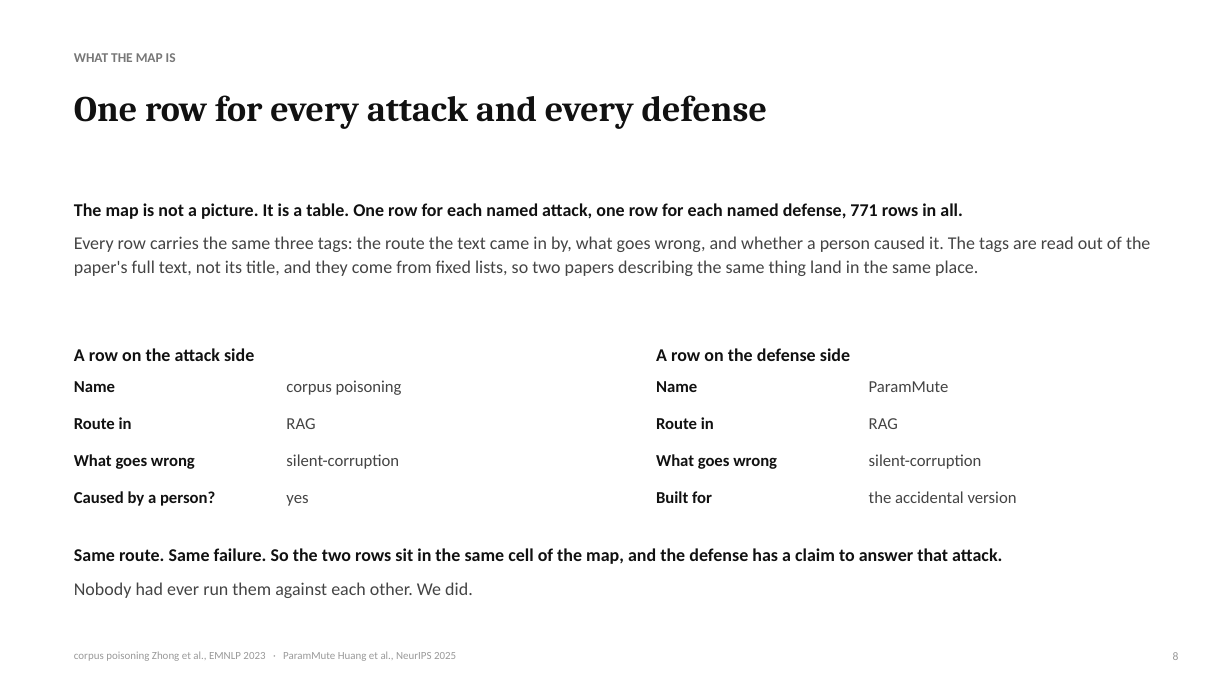
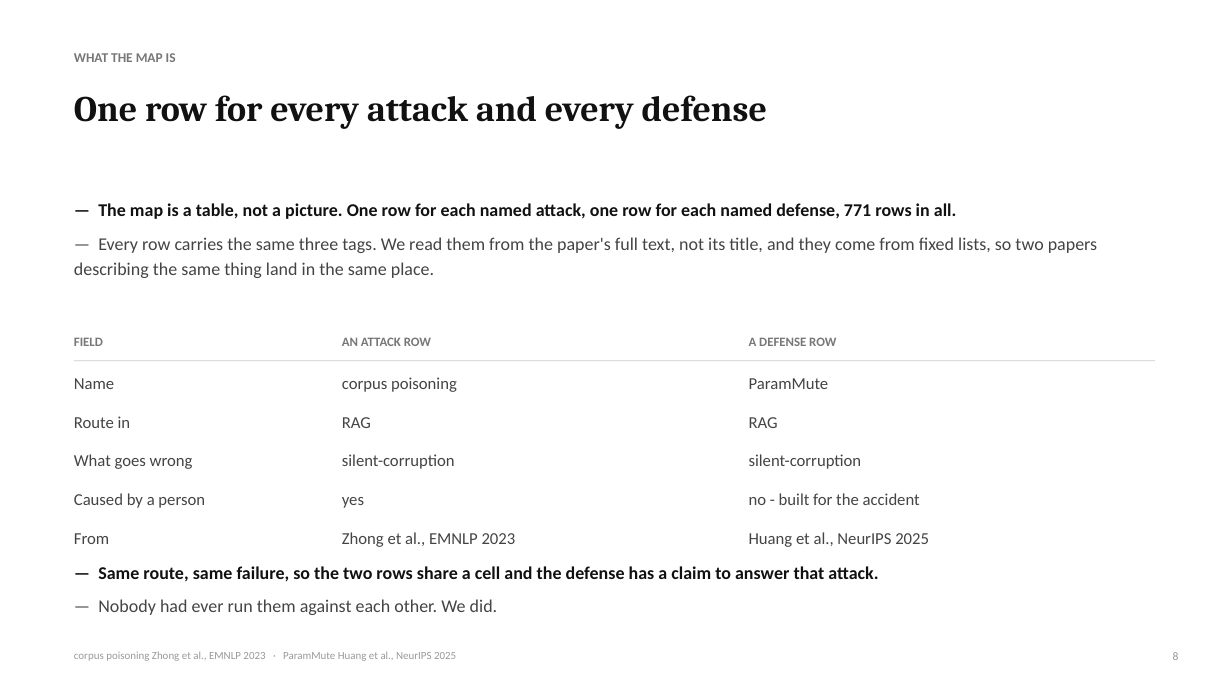
Before and after one commit to Nyamtulla/context_poison, a slide deck: slide 8 of advisor_meeting.pptx. Drawn at 1232x693 pixels with LibreOffice and Linux fonts; fonts in the diff are those of the drawing. Boxes give left, top, right and bottom in pixels: in the first picture for what was removed or moved away, otherwise in the second. Text is boxed around its words. In the diff, an @@ line names an element or a change of style, - is before the commit and + after.

```diff
--- a/advisor_meeting.pptx
+++ b/advisor_meeting.pptx
@@ text at bbox=[74, 203, 1097, 278]: text changed @@
-The map is not a picture. It is a table. One row for each named attack, one row for each named defense, 771 rows in all.
-Every row carries the same three tags: the route the text came in by, what goes wrong, and whether a person caused it. The tags are read out of the paper's full text, not its title, and they come from fixed lists, so two papers describing the same thing land in the same place.
+— The map is a table, not a picture. One row for each named attack, one row for each named defense, 771 rows in all.
+— Every row carries the same three tags. We read them from the paper's full text, not its title, and they come from fixed lists, so two papers describing the same thing land in the same place.
@@ text at bbox=[74, 337, 103, 346]: text changed; size 14 to 10 pt; text colour #111111 to #777777 @@
-A row on the attack side
+FIELD
@@ text added at bbox=[342, 337, 431, 346], 10 pt, text #777777, bold @@
+AN ATTACK ROW
@@ text at bbox=[749, 337, 836, 346]: text changed; size 14 to 10 pt; text colour #111111 to #777777 @@
-A row on the defense side
+A DEFENSE ROW
@@ text colour #111111 to #444444, bold off in 3 elements at bbox=[74, 454, 193, 469], bbox=[74, 416, 131, 428], bbox=[74, 378, 114, 389] @@
@@ rectangle added at bbox=[74, 360, 1155, 361], fill #CCCCCC @@
@@ text "corpus poisoning": place and size @@
-text "corpus poisoning" at bbox=[286, 380, 402, 395]
+text "corpus poisoning" at bbox=[342, 377, 457, 392]
@@ text removed at bbox=[656, 381, 697, 392] @@
-Name
@@ text "ParamMute": place and size @@
-text "ParamMute" at bbox=[869, 381, 949, 392]
+text "ParamMute" at bbox=[749, 378, 829, 389]
@@ text "RAG": place and size @@
-text "RAG" at bbox=[286, 418, 315, 429]
+text "RAG" at bbox=[342, 417, 371, 428]
@@ text removed at bbox=[656, 417, 714, 429] @@
-Route in
@@ text "RAG": place and size @@
-text "RAG" at bbox=[869, 418, 898, 429]
+text "RAG" at bbox=[749, 417, 778, 428]
@@ text "silent-corruption": place and size @@
-text "silent-corruption" at bbox=[286, 454, 399, 469]
+text "silent-corruption" at bbox=[342, 454, 455, 469]
@@ text "silent-corruption": place and size @@
-text "silent-corruption" at bbox=[869, 454, 982, 469]
+text "silent-corruption" at bbox=[749, 454, 862, 469]
@@ text removed at bbox=[656, 454, 777, 469] @@
-What goes wrong
@@ text at bbox=[74, 493, 205, 508]: text changed; text colour #111111 to #444444; bold off @@
-Caused by a person?
+Caused by a person
@@ text "yes": place and size @@
-text "yes" at bbox=[286, 495, 308, 506]
+text "yes" at bbox=[342, 497, 364, 508]
@@ text at bbox=[749, 493, 920, 505]: text changed; text colour #111111 to #444444; bold off @@
-Built for
+no - built for the accident
@@ text removed at bbox=[869, 491, 1017, 503] @@
-the accidental version
@@ text added at bbox=[74, 533, 109, 544], 13 pt, text #444444 @@
+From
@@ text added at bbox=[342, 532, 516, 547], 13 pt, text #444444 @@
+Zhong et al., EMNLP 2023
@@ text added at bbox=[749, 532, 929, 547], 13 pt, text #444444 @@
+Huang et al., NeurIPS 2025
@@ text at bbox=[98, 566, 878, 615]: text changed @@
-Same route. Same failure. So the two rows sit in the same cell of the map, and the defense has a claim to answer that attack.
-Nobody had ever run them against each other. We did.
+— Same route, same failure, so the two rows share a cell and the defense has a claim to answer that attack.
+— Nobody had ever run them against each other. We did.
```
Also in this commit, not shown: 11 other slides changed, 2 slides added, 1 slide removed, 2 other files.
